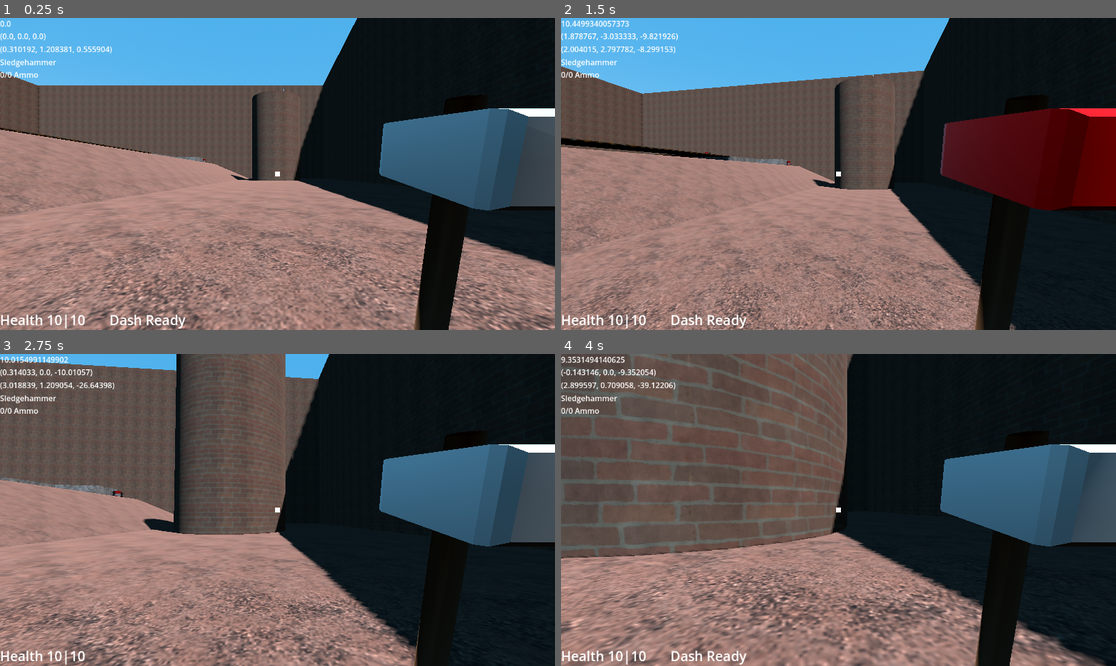
Above: before the commit, frames 1-4 (two rows, left to right).
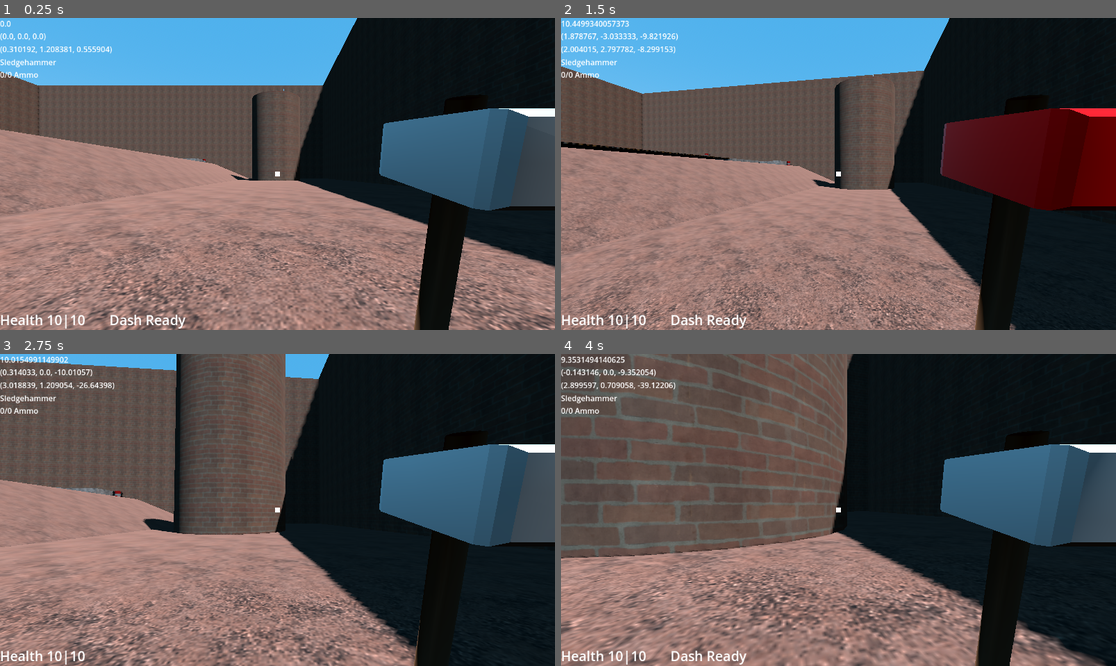
Above: after the commit, the same moments.

Repository: Wlopez2002/FPSGame
Game: Godot game, scene res://Levels/TestMain.tscn
The game is run twice, just before and just after one commit, with the same random seed, the same clock (stepped at 60 frames per second) and the same inputs. Sound files missing from this copy of the repository are replaced by a short silence.
Inputs (mouse positions are in pixels of both pictures, inside the frame that each line leads up to):
- Up to frame 1 (0.25 s): no input
- Up to frame 2 (1.5 s): tap Enter at 0.5 s; move the mouse to (866, 174) at 0.52 s; press the mouse at (866, 174) at 0.53 s; hold W (MoveForward) from 0.53 s (still down); tap Space (MoveJump) at 0.77 s; move the mouse to (810, 174) at 1.27 s; release the mouse at (810, 174) at 1.28 s; tap Ctrl (MoveCrouch) at 1.35 s
- Up to frame 3 (2.75 s): keep holding W (MoveForward); tap Space (MoveJump) at 1.52 s; move the mouse to (288, 503) at 2.02 s; hold Shift (MoveDash) from 2.03 s (still down)
- Up to frame 4 (4 s): keep holding W (MoveForward); move the mouse to (832, 516) at 2.77 s; release Shift (MoveDash) at 2.78 s; click (832, 516) at 2.85 s; tap Space (MoveJump) at 3.02, 3.77 s; move the mouse to (877, 513) at 3.52 s; hold Ctrl (MoveCrouch) from 3.53 s (still down)

The runs differ from the first frame. In frame 1, 0.2% of the frame differs, in the area x 0-37%, y 34-46%; in frame 2, 0.6%, in the area x 0-41%, y 38-47%; in frame 3, 0.2%; in frame 4, nothing differs.

Commit message:
Update TestMain.tscn

Diff:
--- a/Levels/TestMain.tscn
+++ b/Levels/TestMain.tscn
@@ -141,6 +141,7 @@
 dest = NodePath("../../../../MovingPlatformBody/Teleporter")
 
 [node name="building" type="Node3D" parent="Stage" unique_id=704143688]
+transform = Transform3D(1, 0, 0, 0, 1, 0, 0, 0, 1, 0, -0.5, 0)
 
 [node name="Grate" type="Node3D" parent="Stage/building" unique_id=1301043093]
 
@@ -206,7 +207,7 @@
 dest = NodePath("../TeleporterTop")
 
 [node name="TeleporterTop" parent="Stage/building" unique_id=646360166 node_paths=PackedStringArray("dest") instance=ExtResource("5_nvuov")]
-transform = Transform3D(1, 0, 0, 0, 1, 0, 0, 0, 1, -78.932205, 14.926445, 28.503647)
+transform = Transform3D(1, 0, 0, 0, 1, 0, 0, 0, 1, -78.932205, 15.319912, 28.503647)
 dest = NodePath("../Teleporter")
 
 [node name="CSGBox3D" type="CSGBox3D" parent="Stage" unique_id=1173407252]
@@ -293,16 +294,16 @@
 transform = Transform3D(1, 0, 0, 0, 1, 0, 0, 0, 1, -24.743305, 5.958172, -68.97518)
 
 [node name="ExplosiveBarrel2" parent="Stage/Explosives" unique_id=1285996894 instance=ExtResource("15_dk54w")]
-transform = Transform3D(1, 0, 0, 0, 1, 0, 0, 0, 1, -54.69422, 7.936104, -68.735954)
+transform = Transform3D(1, 0, 0, 0, 1, 0, 0, 0, 1, -54.69422, 7.284193, -68.735954)
 
 [node name="ExplosiveBarrel3" parent="Stage/Explosives" unique_id=1357718049 instance=ExtResource("15_dk54w")]
-transform = Transform3D(1, 0, 0, 0, 1, 0, 0, 0, 1, -53.705006, 7.9361024, -69.092804)
+transform = Transform3D(1, 0, 0, 0, 1, 0, 0, 0, 1, -53.705006, 7.2841916, -69.092804)
 
 [node name="ExplosiveBarrel4" parent="Stage/Explosives" unique_id=880817633 instance=ExtResource("15_dk54w")]
-transform = Transform3D(1, 0, 0, 0, 1, 0, 0, 0, 1, -53.940247, 7.9361024, -68.08836)
+transform = Transform3D(1, 0, 0, 0, 1, 0, 0, 0, 1, -53.940247, 7.2841916, -68.08836)
 
 [node name="ExplosiveBarrel5" parent="Stage/Explosives" unique_id=1677347772 instance=ExtResource("15_dk54w")]
-transform = Transform3D(1, 0, 0, 0, 1, 0, 0, 0, 1, -54.149834, 9.436104, -68.68978)
+transform = Transform3D(1, 0, 0, 0, 1, 0, 0, 0, 1, -54.149834, 8.784193, -68.68978)
 
 [node name="Killboxes" type="Node3D" parent="Stage" unique_id=1612471219]
 
